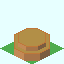
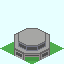
Layer changes from the first 64px x 64px image to the second:
painted on "Base_Plate_1x1.png" over [14, 28, 50, 61]
